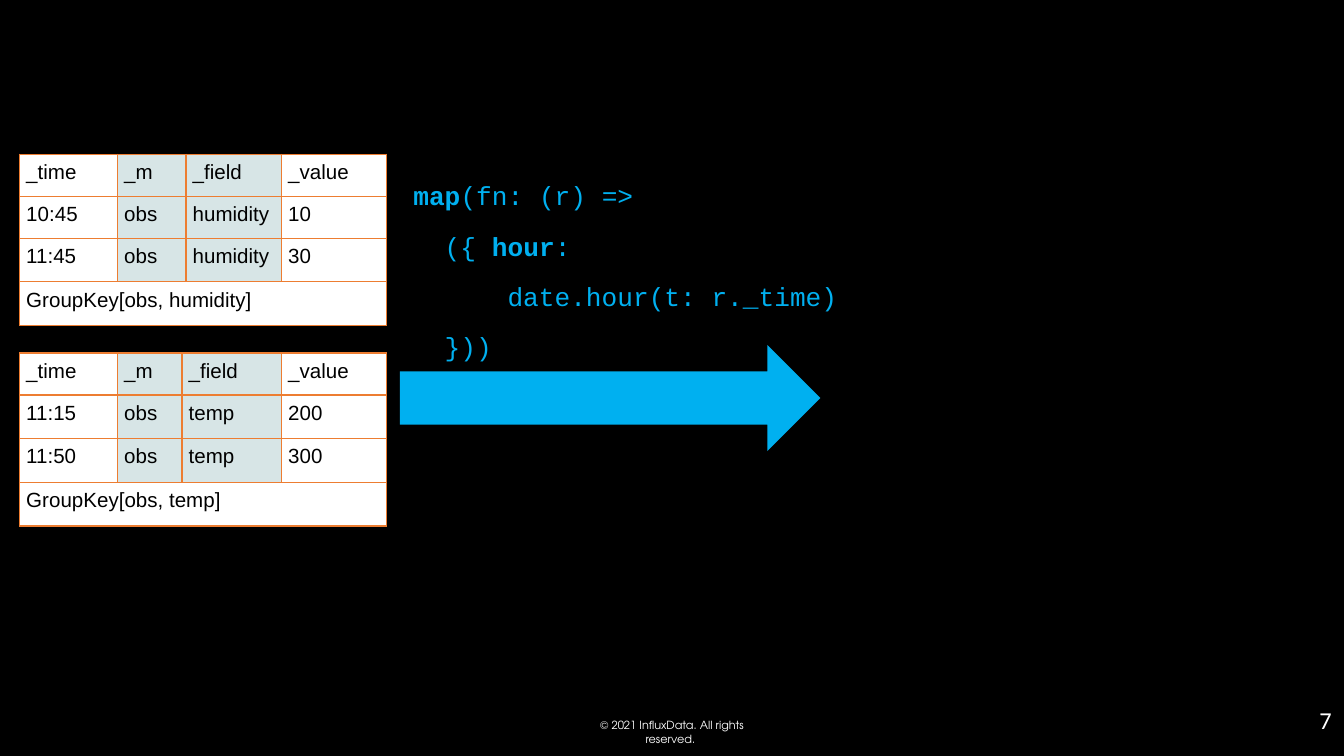
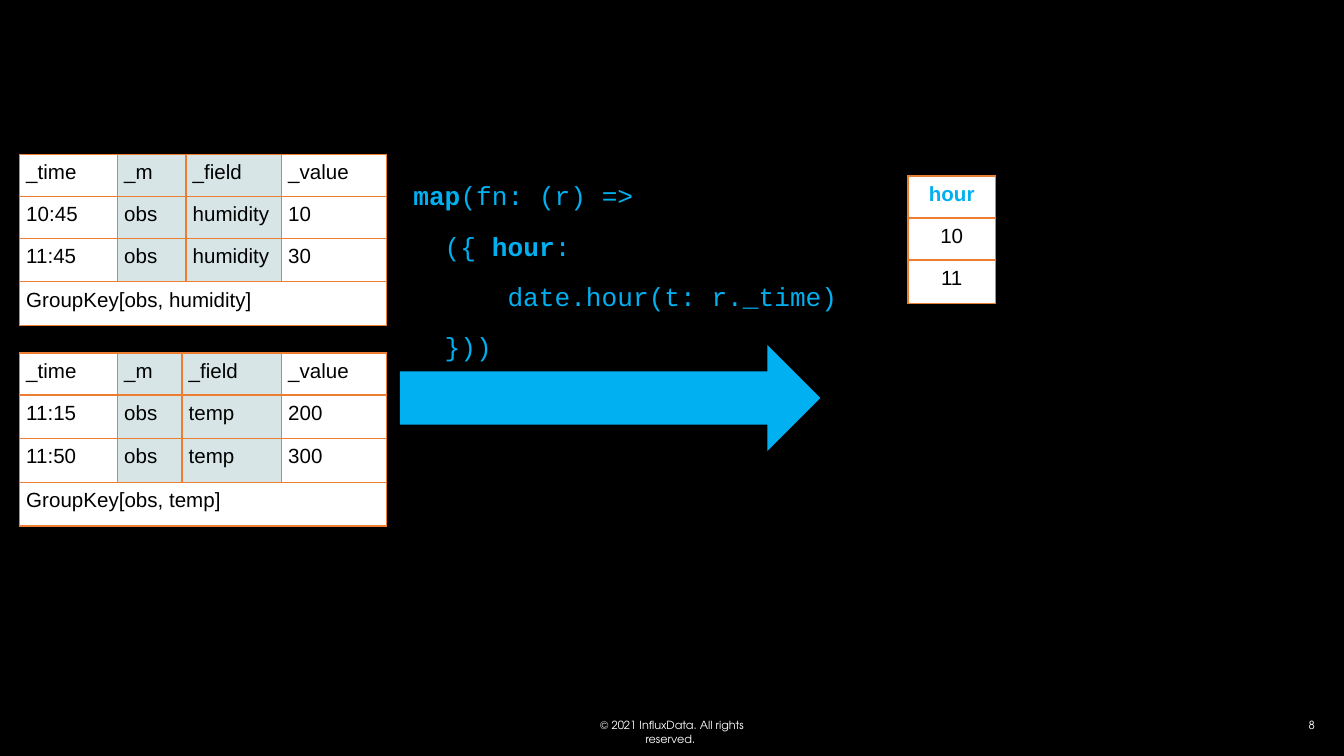
Before and after one commit to influxdata/influxdb-university, a slide deck: slide 8 of Training-material/day 1/04_advanced-data-analysis-map-UDF.pptx (slide 7 before the commit). Drawn at 1344x756 pixels with LibreOffice and Linux fonts; fonts in the diff are those of the drawing; background and template pictures are left out. Boxes give left, top, right and bottom in pixels: in the first picture for what was removed or moved away, otherwise in the second. Text is boxed around its words. In the diff, an @@ line names an element or a change of style, - is before the commit and + after.

```diff
--- a/Training-material/day 1/04_advanced-data-analysis-map-UDF.pptx
+++ b/Training-material/day 1/04_advanced-data-analysis-map-UDF.pptx
@@ table added at (909,176,996,617), 3 rows, 1 columns @@
+hour
+10
+11
@@ page number removed at (1319,713,1331,729) @@
-7
@@ page number added at (1309,720,1315,729), 6 pt, text #FFFFFF @@
+8
```
Also in this commit, not shown: 31 other slides changed, 1 slide added, 1 slide removed, 25 other files.
